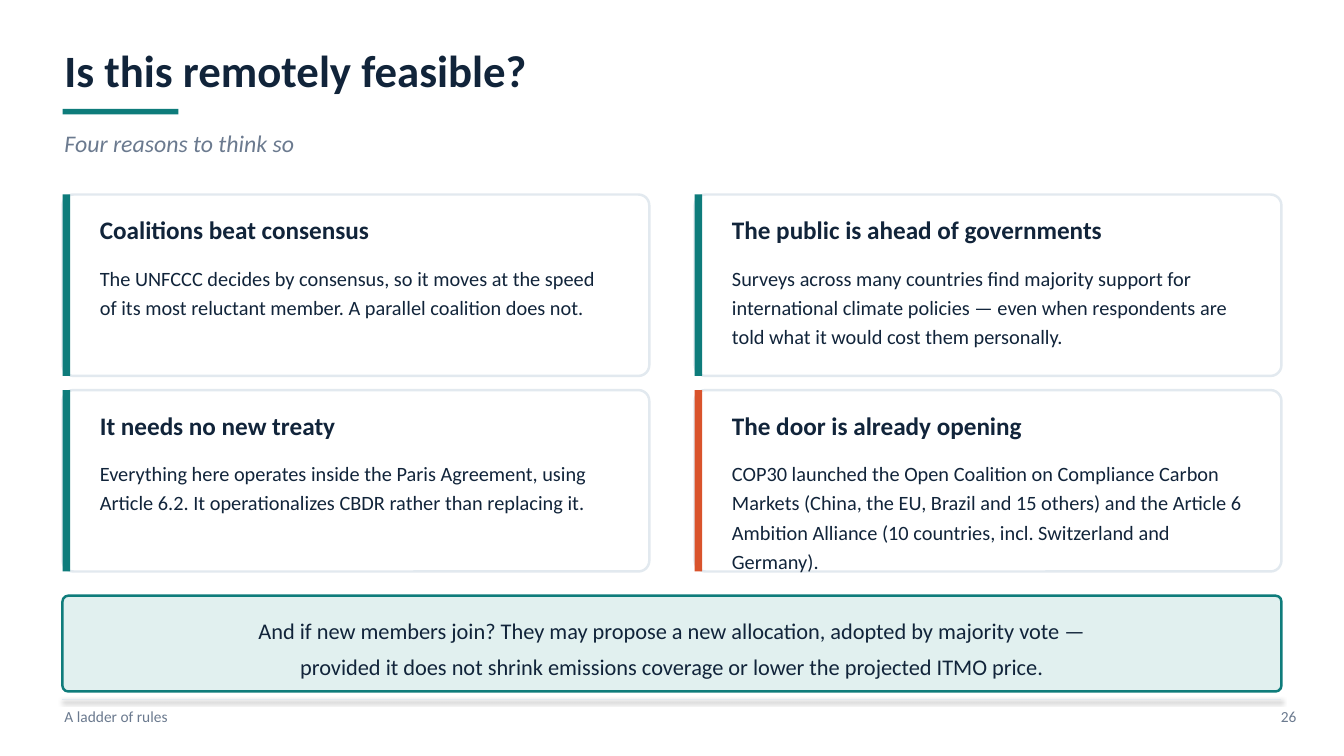
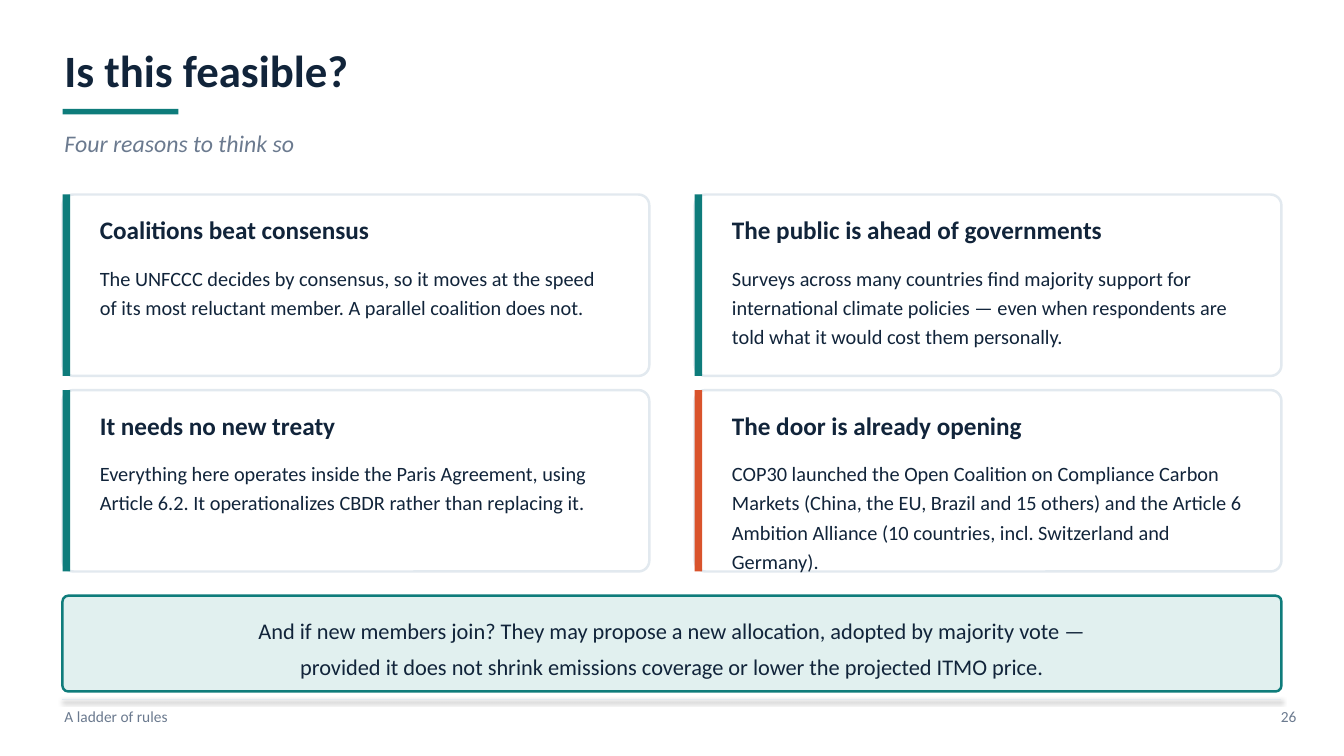
Before and after one commit to bixiou/global_tax_attitudes, a slide deck: slide 26 of presentations/itmo_rules.pptx. Drawn at 1344x756 pixels with LibreOffice and Linux fonts; fonts in the diff are those of the drawing. Boxes give left, top, right and bottom in pixels: in the first picture for what was removed or moved away, otherwise in the second. Text is boxed around its words. In the diff, an @@ line names an element or a change of style, - is before the commit and + after.

```diff
--- a/presentations/itmo_rules.pptx
+++ b/presentations/itmo_rules.pptx
@@ text at (64, 55, 348, 88): text changed @@
-Is this remotely feasible?
+Is this feasible?
```
Also in this commit, not shown: 5 other slides changed, 3 other files.
